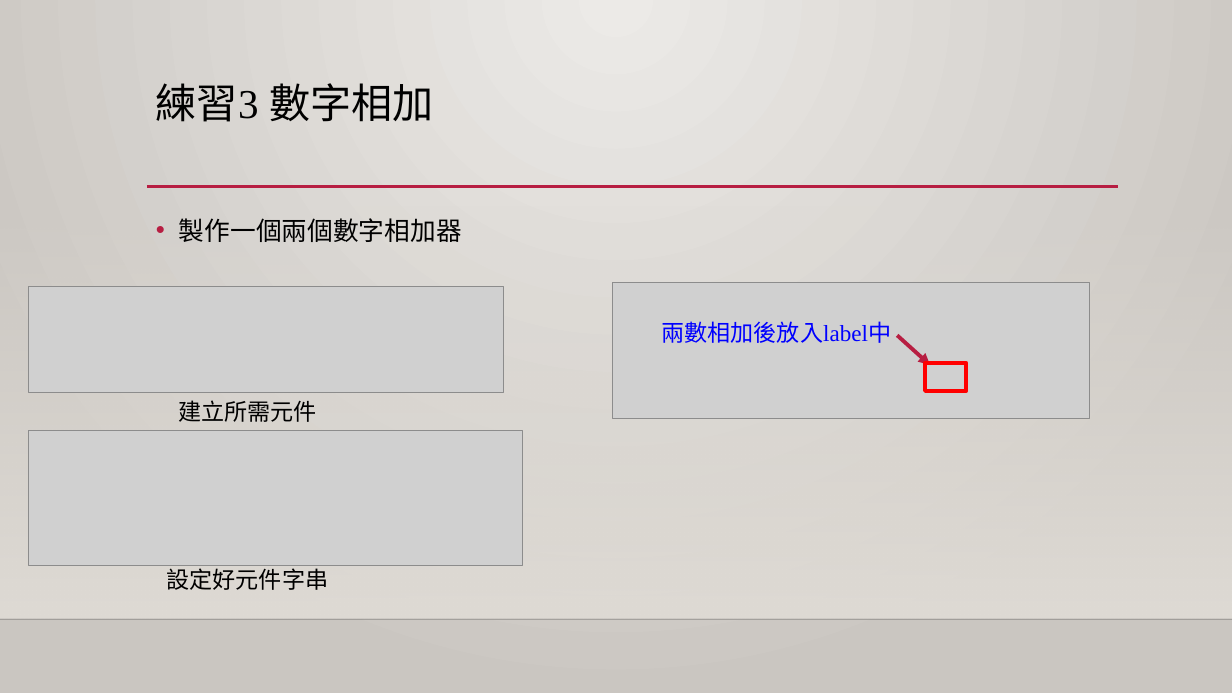
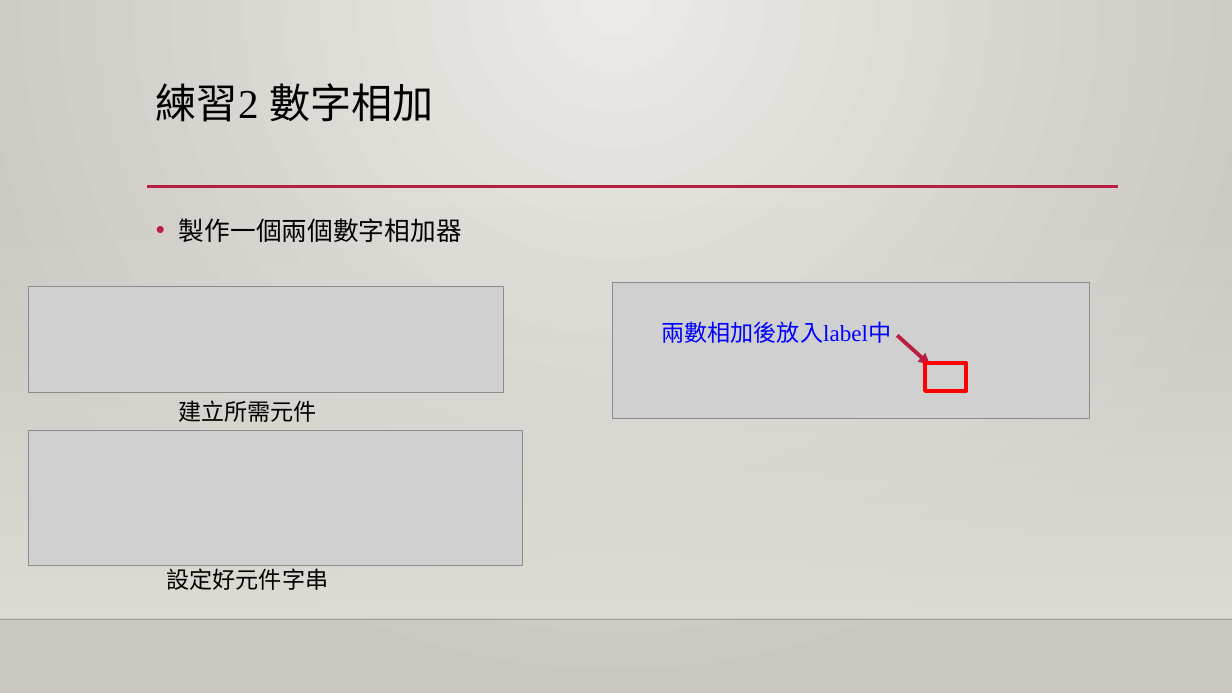
Before and after one commit to Liu085712/GUI_class, a slide deck: slide 8 of GUI_class20230313/教學ppt/05_C#_視窗程式設計_TextBox_輸入框_Try_Catch_ExceptionHandle.pptx (slide 10 before the commit). Drawn at 1232x693 pixels with LibreOffice and Linux fonts; fonts in the diff are those of the drawing; grey boxes stand for pictures; background and template pictures are left out. Boxes give left, top, right and bottom in pixels: in the first picture for what was removed or moved away, otherwise in the second. Text is boxed around its words. In the diff, an @@ line names an element or a change of style, - is before the commit and + after.

```diff
--- a/GUI_class20230313/教學ppt/05_C#_視窗程式設計_TextBox_輸入框_Try_Catch_ExceptionHandle.pptx
+++ b/GUI_class20230313/教學ppt/05_C#_視窗程式設計_TextBox_輸入框_Try_Catch_ExceptionHandle.pptx
@@ title at (156,83,433,122): text changed @@
-練習3 數字相加
+練習2 數字相加
```
Also in this commit, not shown: 2 other slides changed, 15 other files.
